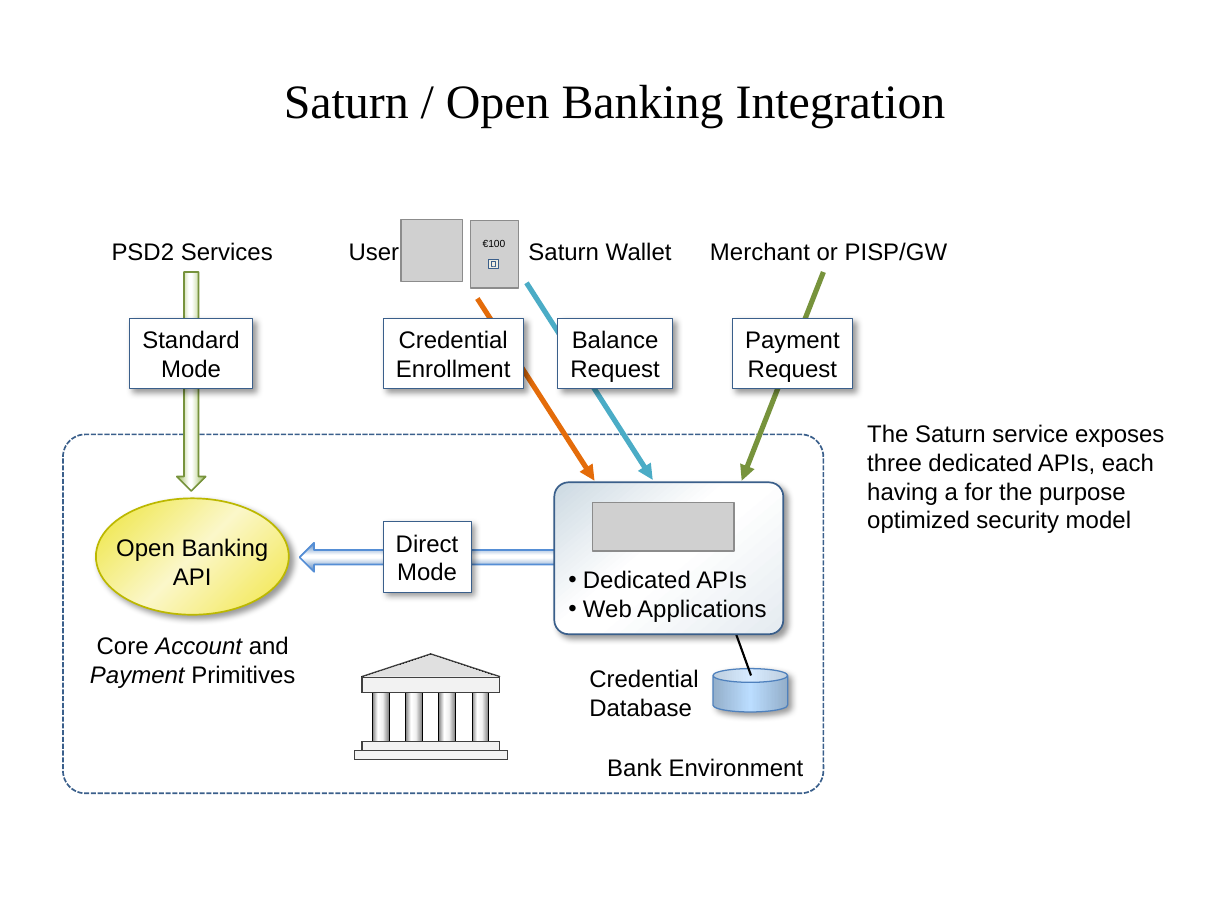
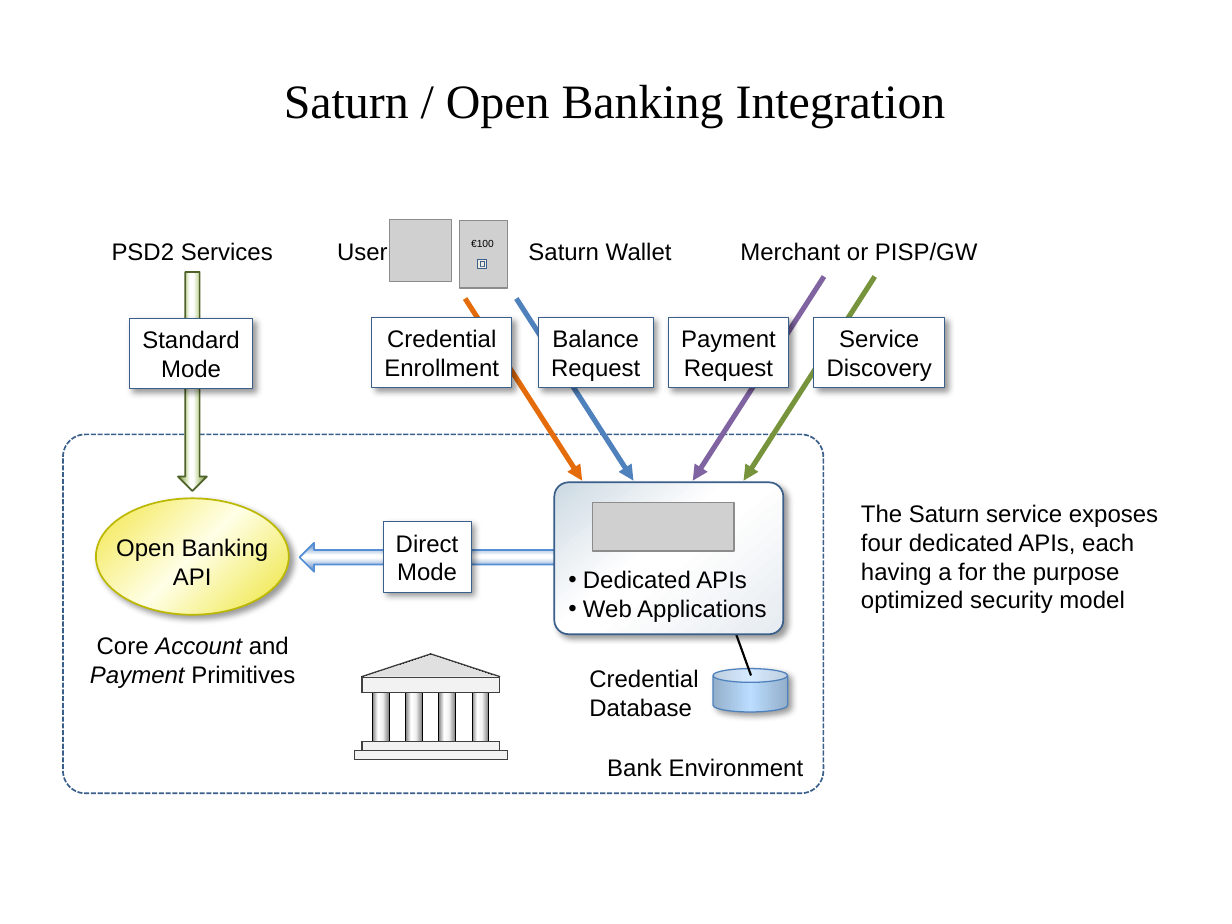
Before and after one commit to cyberphone/doc, a slide deck: slide 1 of payments/saturn-openbanking.pptx. Drawn at 1232x924 pixels with LibreOffice and Linux fonts; fonts in the diff are those of the drawing; grey boxes stand for pictures. Boxes give left, top, right and bottom in pixels: in the first picture for what was removed or moved away, otherwise in the second. Text is boxed around its words. In the diff, an @@ line names an element or a change of style, - is before the commit and + after.

Commit message:
discovery services added

```diff
--- a/payments/saturn-openbanking.pptx
+++ b/payments/saturn-openbanking.pptx
@@ picture: place and size @@
-picture at bbox=[402, 219, 463, 281]
+picture at bbox=[389, 219, 451, 281]
@@ text "Merchant or PISP/GW": place and size @@
-text "Merchant or PISP/GW" at bbox=[710, 242, 948, 261]
+text "Merchant or PISP/GW" at bbox=[740, 242, 978, 261]
@@ down arrow at bbox=[177, 272, 206, 492]: fill gradient #9BBB59 to #FFFFFF to gradient #77933C to #D7E4BD to #FFFFFF; outline #77933C 1 pt to #4F6228 1 pt @@
@@ 3 rectangles, 2 texts, 1 picture, 1 arrow: place and size @@
-3 rectangles, 2 texts, 1 picture, 1 arrow at bbox=[349, 221, 595, 480]
+3 rectangles, 2 texts, 1 picture, 1 arrow at bbox=[337, 221, 583, 480]
@@ arrow moved from (653, 479) - (526, 283) to (633, 480) - (516, 298) @@
@@ arrow (633, 480) - (516, 298): stroke #4BACC6 3 pt to #4F81BD 3 pt @@
@@ arrow added from (824, 276) to (692, 480), #8064A2 3 pt @@
@@ arrow moved from (742, 480) - (823, 272) to (744, 480) - (875, 276) @@
@@ rectangle "Balance Request": place and size @@
-rectangle "Balance Request" at bbox=[558, 318, 673, 388]
+rectangle "Balance Request" at bbox=[538, 318, 653, 388]
@@ rectangle "Payment Request": place and size @@
-rectangle "Payment Request" at bbox=[732, 318, 853, 388]
+rectangle "Payment Request" at bbox=[669, 318, 790, 388]
@@ rectangle added at bbox=[814, 318, 945, 388], fill #FFFFFF, outline #3A5F8C 0.5 pt, 14 pt, text #000000 @@
+Service
+Discovery
@@ ellipse "Open Banking API" at bbox=[96, 499, 290, 615]: fill gradient #F2E648 to #FBF7C9 to #EDE437 to gradient #F2E648 to #FFFFE7 to #EDE437 @@
@@ text at bbox=[861, 504, 1158, 613]: text changed @@
-The Saturn service exposes
-three dedicated APIs, each
-having a for the purpose
-optimized security model
+The Saturn service exposes
+four dedicated APIs, each
+having a for the purpose
+optimized security model
```
Also in this commit, not shown: 1 other file.
